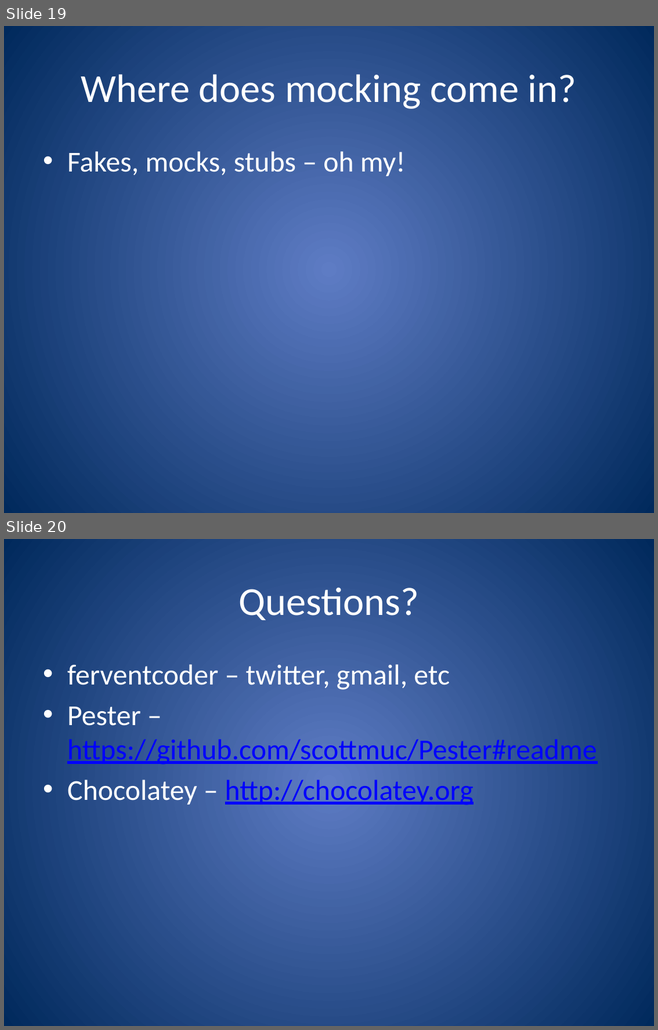
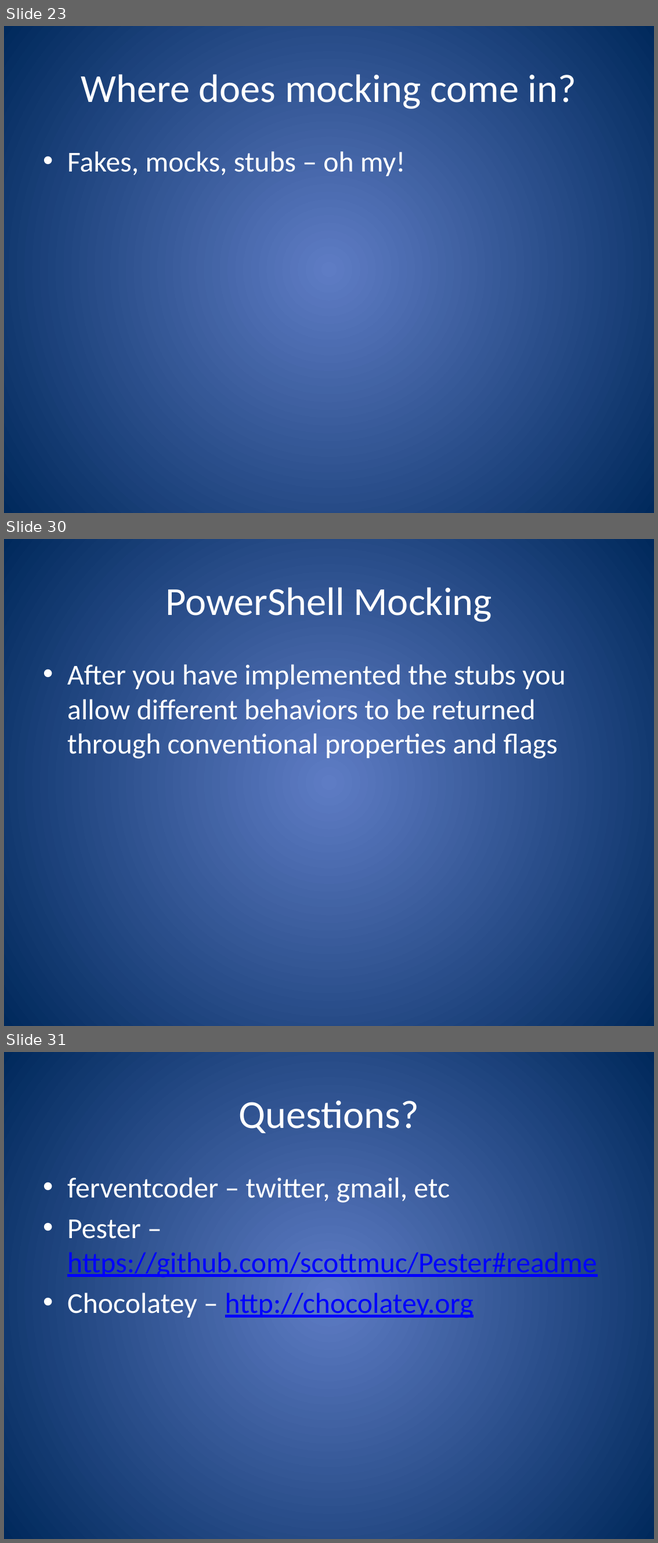
Before and after one commit to ferventcoder/presentations, a slide deck: dotNet/powershellbdd/AutomatedTestingForPowerShell.pptx. Shown one above the other, each under a label of ours: slides 19 and 20 before the commit, slides 23, 30 and 31 after it; the slides between them are not shown. The pictures are 658x1030 and 658x1543 pixels, drawn with LibreOffice and Linux fonts; fonts in the diff are those of the drawing. Boxes give left, top, right and bottom in pixels: in the first picture for what was removed or moved away, otherwise in the second. Text is boxed around its words. In the diff, an @@ line names an element or a change of style, - is before the commit and + after.

```diff
--- a/dotNet/powershellbdd/AutomatedTestingForPowerShell.pptx
+++ b/dotNet/powershellbdd/AutomatedTestingForPowerShell.pptx
@@ slide 30 added at <box>4,539,654,1026</box>, background gradient #5E7CC5 to #00295C @@
@@ title added at <box>165,587,491,622</box>, 44 pt, text #FFFFFF @@
+PowerShell Mocking
@@ text added at <box>67,664,565,759</box>, 32 pt, text #FFFFFF @@
+• After you have implemented the stubs you allow different behaviors to be returned through conventional properties and flags
@@ what was slide 19 is now slide 23 @@
@@ what was slide 20 is now slide 31 @@
```
Also in this commit, not shown: 7 slides changed, 11 other slides added, 1 slide removed.
